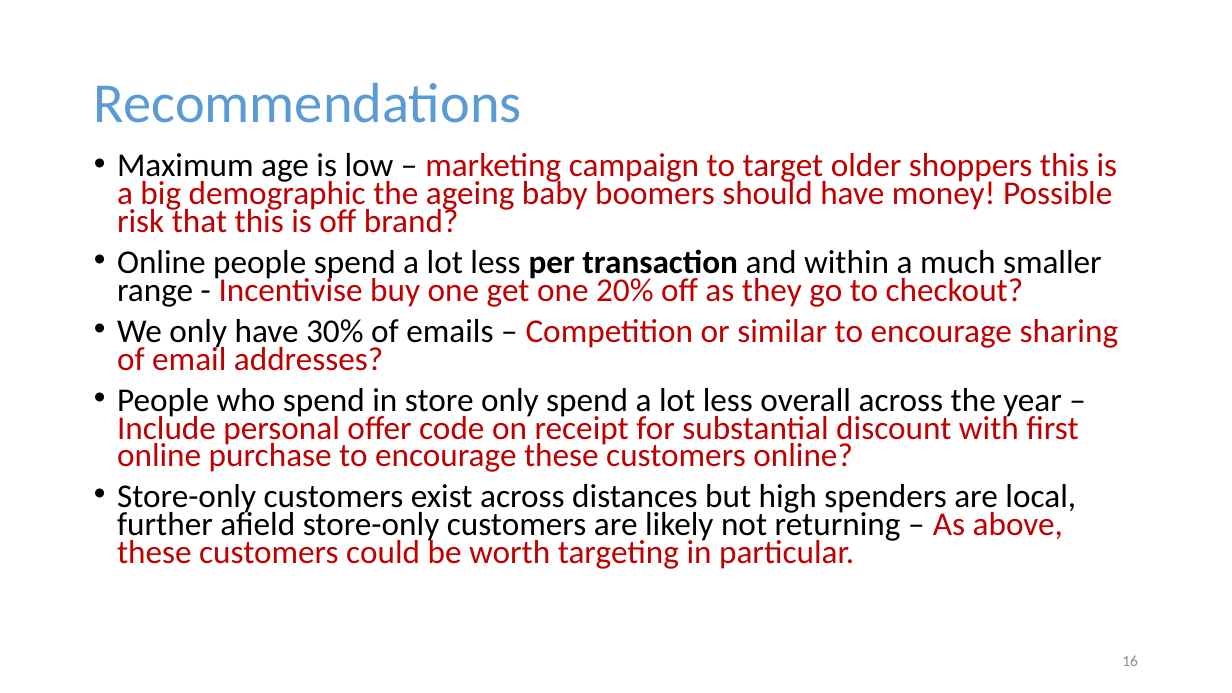
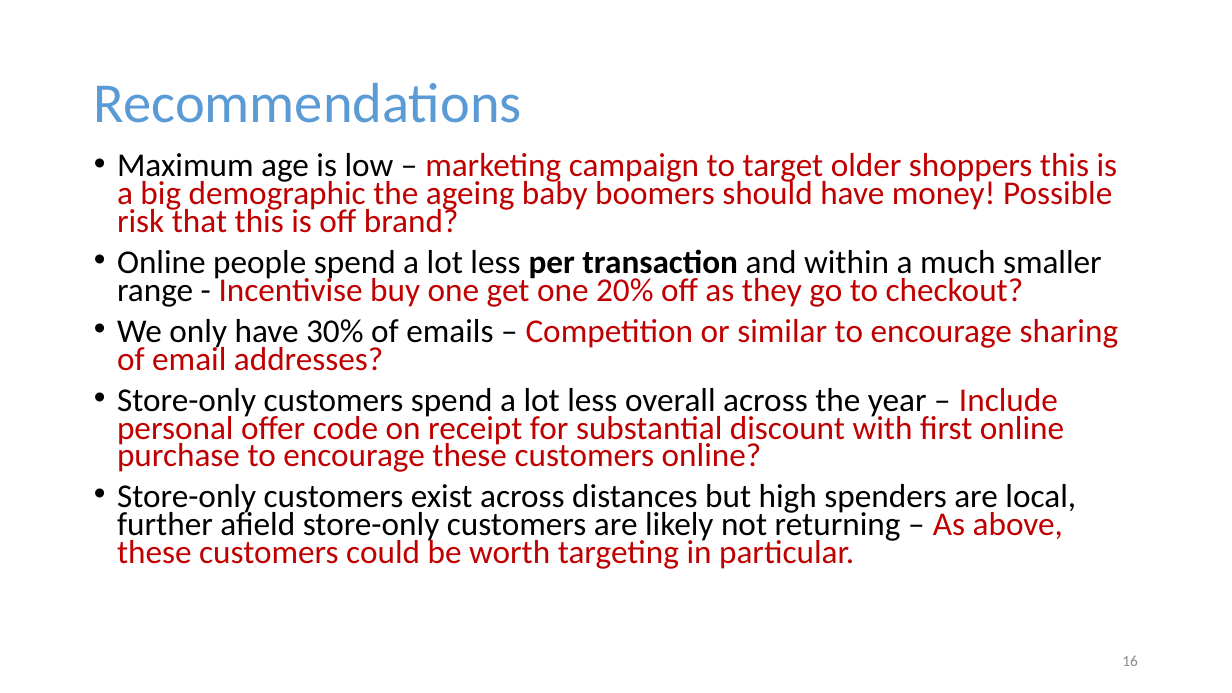
Before and after one commit to LornaMaven/Clarks-assignment, a slide deck: slide 16 of Clarks presentation.pptx. Drawn at 1232x693 pixels with LibreOffice and Linux fonts; fonts in the diff are those of the drawing. Boxes give left, top, right and bottom in pixels: in the first picture for what was removed or moved away, otherwise in the second. Text is boxed around its words. In the diff, an @@ line names an element or a change of style, - is before the commit and + after.

```diff
--- a/Clarks presentation.pptx
+++ b/Clarks presentation.pptx
@@ text at (117,388,1064,472): text changed @@
-• People who spend in store only spend a lot less overall across the year – Include personal offer code on receipt for substantial discount with first online purchase to encourage these customers online?
+• Store-only customers spend a lot less overall across the year – Include personal offer code on receipt for substantial discount with first online purchase to encourage these customers online?
```
Also in this commit, not shown: 3 other slides changed.
